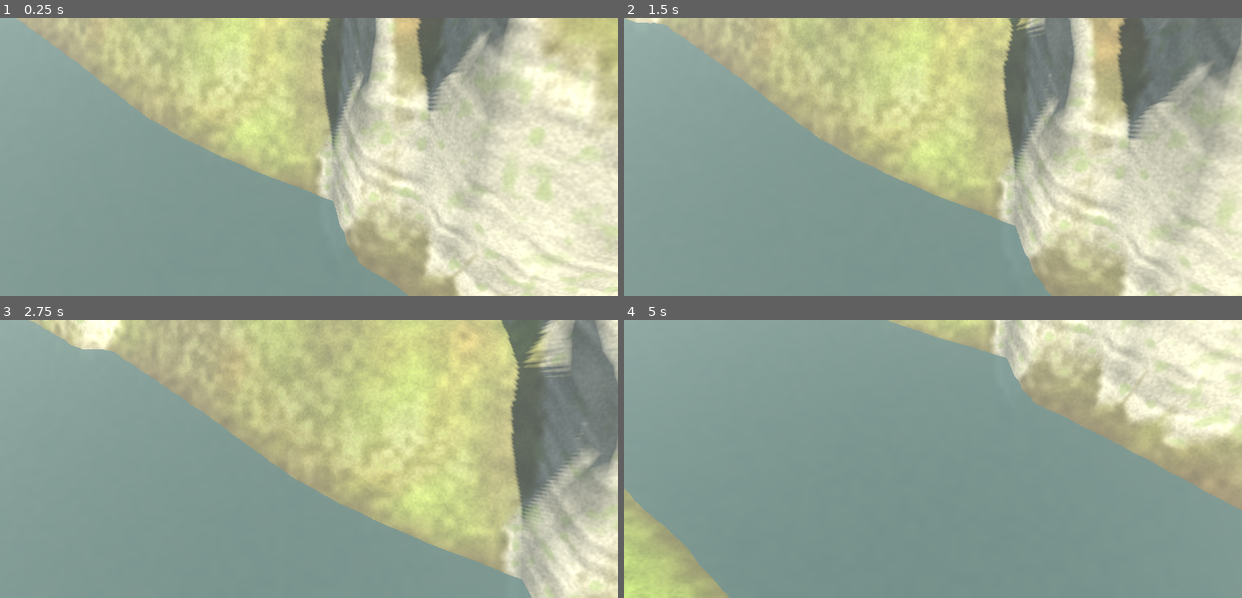
Above: before the commit, frames 1-4 (two rows, left to right).
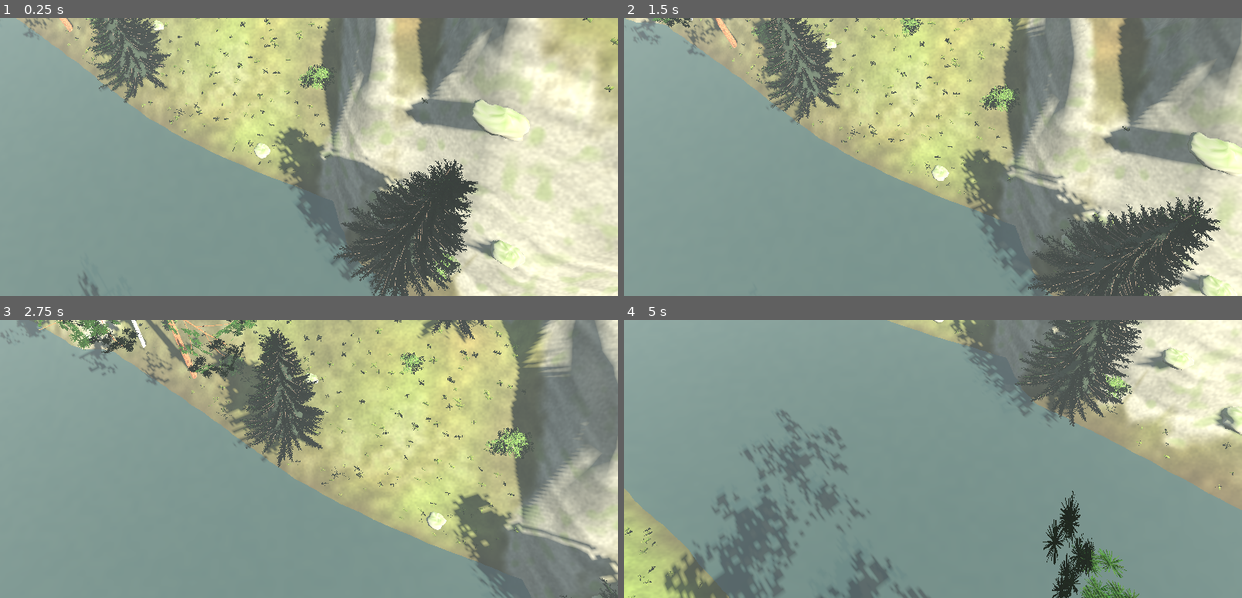
Above: after the commit, the same moments.

Repository: Masuku4129/Game
Game: Godot game, scene res://scenes/main.tscn
The game is run twice, just before and just after one commit, with the same random seed, the same clock (stepped at 60 frames per second) and the same inputs.
Inputs (mouse positions are in pixels of both pictures, inside the frame that each line leads up to):
- Up to frame 1 (0.25 s): no input
- Up to frame 2 (1.5 s): move the mouse to (1068, 143) at 0.52 s; click (1068, 143) at 0.67 s; drag from (809, 170) to (902, 212) at 1.27 s
- Up to frame 3 (2.75 s): move the mouse to (370, 397) at 2.02 s; click (370, 397) at 2.17 s
- Up to frame 4 (5 s): drag from (902, 514) to (747, 417) at 2.77 s; move the mouse to (1118, 500) at 3.52 s; click (1118, 500) at 3.67 s; drag from (747, 417) to (840, 389) at 4.27 s

The runs differ from the first frame. In frame 1, 16% of the frame differs, in the area x 3-100%, y 0-100%; in frame 2, 19%, in the area x 1-100%, y 0-100%; in frame 3, 15%; in frame 4, 15%.
Error before the commit: Parse Error: Cannot infer the type of "P" variable because the value doesn't have a set type. (res://scripts/veg.gd:186)

Commit message:
Исправить типизацию в генераторе деревьев
Co-Authored-By: Claude Sonnet 5.5 <noreply@anthropic.com>
Claude-Session: https://claude.ai/code/session_01XvKRdkiSDocUeZA2A8yViW

Diff:
--- a/game/scripts/main.gd
+++ b/game/scripts/main.gd
@@ -135,7 +135,7 @@
 
 # ---------- растительность ----------
 
-var veg := preload("res://scripts/veg.gd").new()
+var veg = preload("res://scripts/veg.gd").new()
 
 ## Варианты: [mesh, высота]. Несколько вариантов на породу, чтобы лес не повторялся.
 func _variants(kind: String) -> Array:
--- a/game/scripts/veg.gd
+++ b/game/scripts/veg.gd
@@ -183,7 +183,7 @@
 ## Ветвистое дерево: сосна, берёза, лиственное или голое (без листвы).
 func branchy(seed_v: int, kind: String) -> Array:
 	rng.seed = seed_v
-	var P := {
+	var P: Dictionary = {
 		"pine": {"H": R(12, 15), "r": 0.3, "start": 0.62, "lv": 3, "spread": 0.9, "leaf": "pine", "cs": 1.6, "bark": "bark_pine", "n": 3},
 		"birch": {"H": R(8, 11), "r": 0.17, "start": 0.5, "lv": 3, "spread": 0.6, "leaf": "birch_leaf", "cs": 0.95, "bark": "bark_birch", "n": 3},
 		"bare": {"H": R(7, 10), "r": 0.22, "start": 0.35, "lv": 4, "spread": 0.75, "leaf": "", "cs": 0.0, "bark": "bark_dead", "n": 3},
